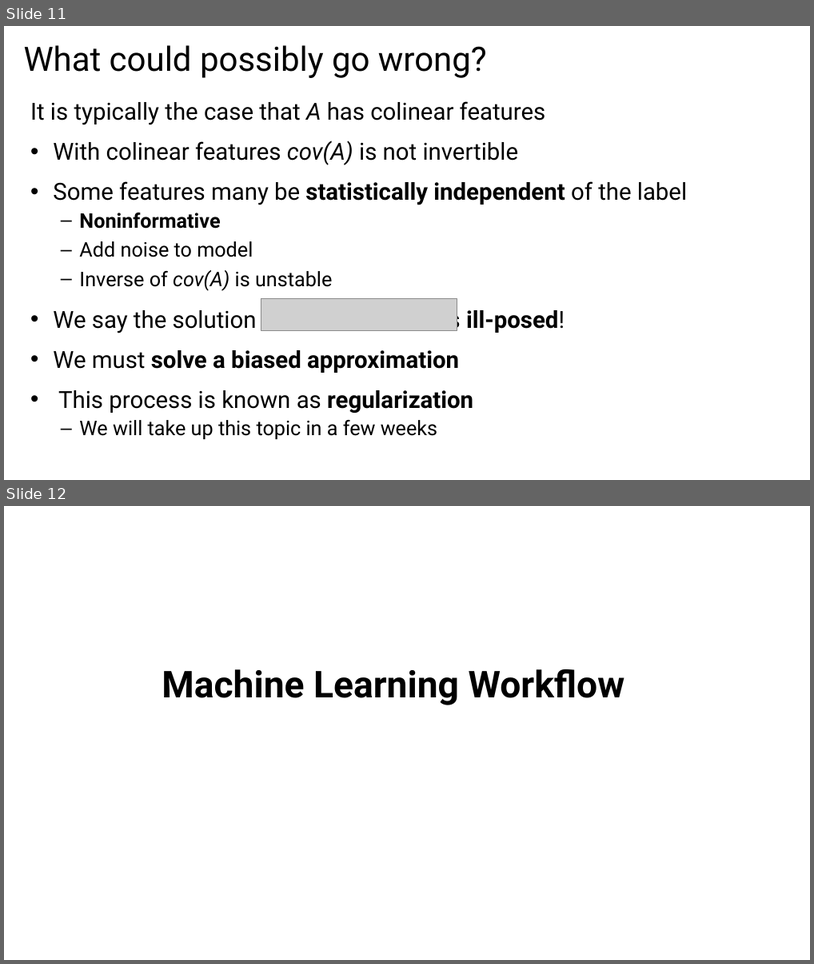
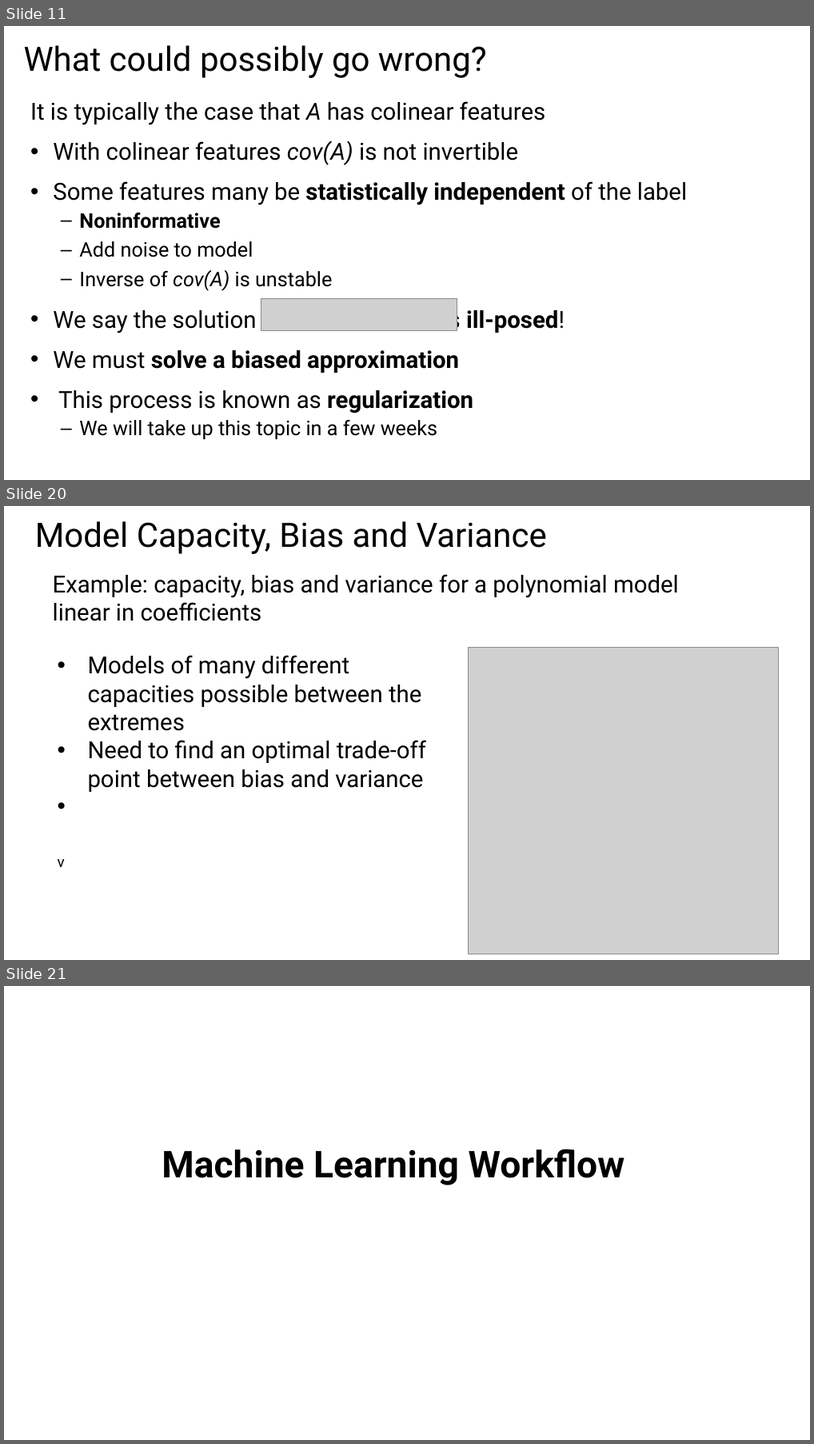
Before and after one commit to StephenElston/CSCI-E25, a slide deck: Slides/4_MachineLearningForCV.pptx. Shown one above the other, each under a label of ours: slides 11 and 12 before the commit, slides 11, 20 and 21 after it; the slides between them are not shown. The pictures are 814x964 and 814x1444 pixels, drawn with LibreOffice and Linux fonts; fonts in the diff are those of the drawing; grey boxes stand for pictures. Boxes give left, top, right and bottom in pixels: in the first picture for what was removed or moved away, otherwise in the second. Text is boxed around its words. In the diff, an @@ line names an element or a change of style, - is before the commit and + after.

```diff
--- a/Slides/4_MachineLearningForCV.pptx
+++ b/Slides/4_MachineLearningForCV.pptx
@@ slide 20 added at box(4, 506, 810, 960), background #FFFFFF @@
@@ text added at box(35, 521, 547, 554), 40 pt, text #000000 @@
+Model Capacity, Bias and Variance
@@ text added at box(53, 574, 679, 621), 28 pt, text #000000 @@
+Example: capacity, bias and variance for a polynomial model linear in coefficients
@@ picture added at box(469, 648, 778, 954) @@
@@ text added at box(58, 655, 426, 867), 28 pt, text #000000 @@
+• Models of many different capacities possible between the extremes
+• Need to find an optimal trade-off point between bias and variance
+v
@@ what was slide 12 is now slide 21 @@
```
Also in this commit, not shown: 3 slides changed, 10 other slides added.
